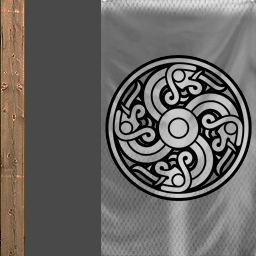
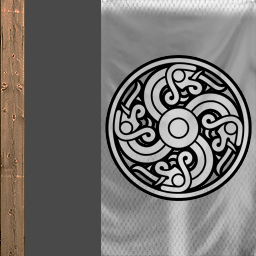
Two versions of the same layered image (256 × 256). Layer-by-layer changes:
painted on "Layer 2" over [101, 0, 256, 256]
